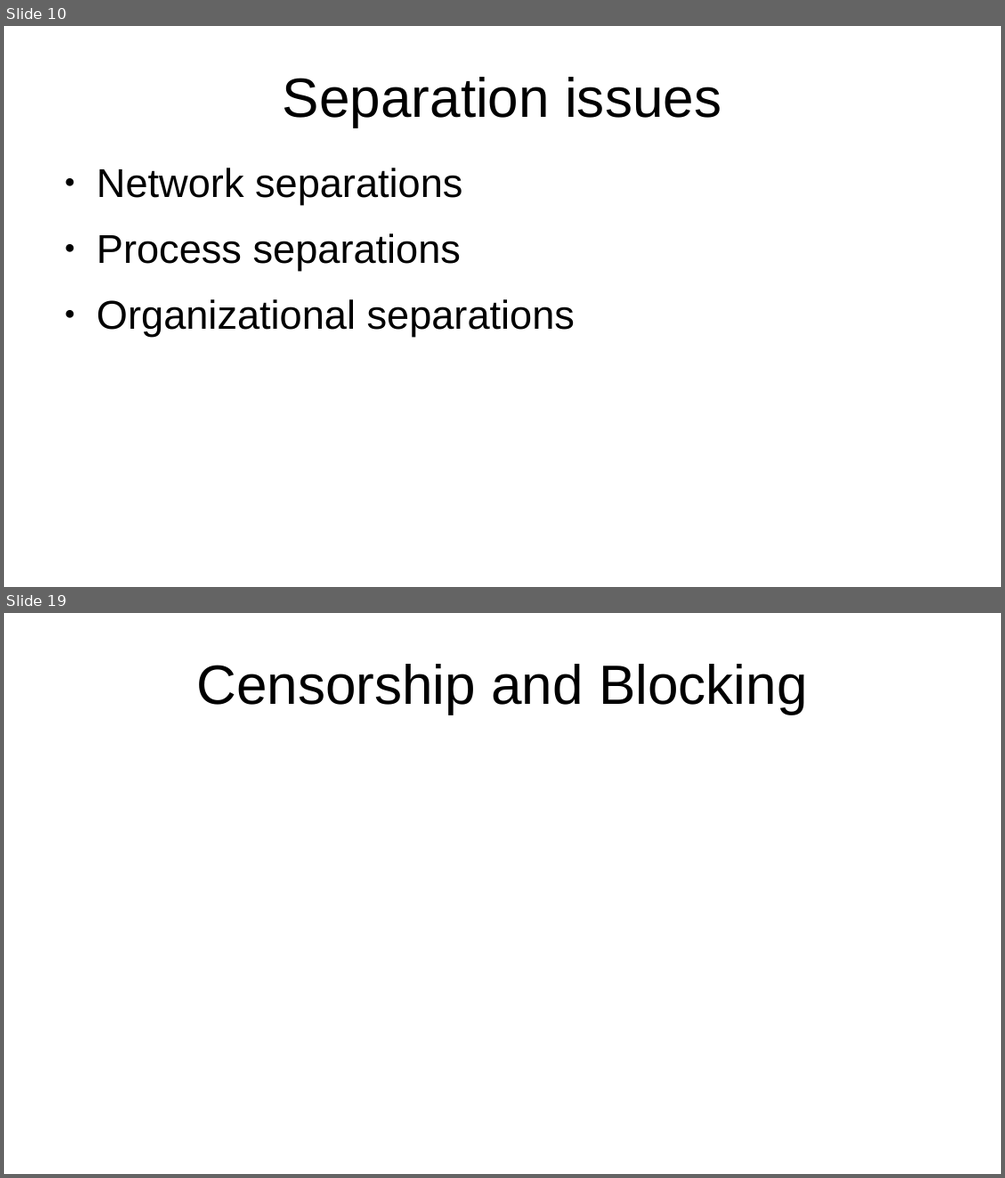
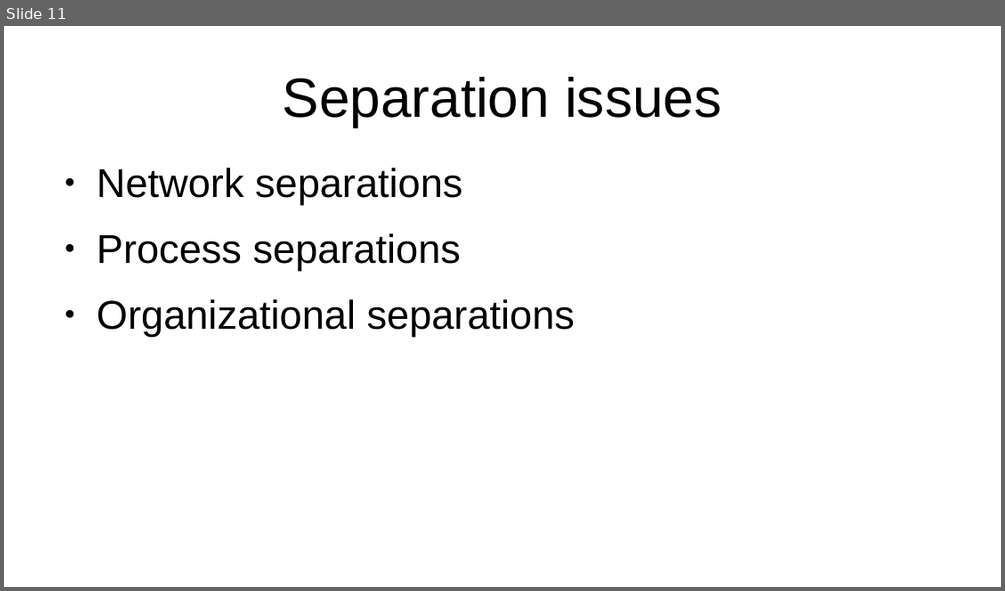
Before and after one commit to certtools/defo-security-analysis, a slide deck: stammtisch/presentation.odp. Shown one above the other, each under a label of ours: slides 10 and 19 before the commit, slide 11 after it; the slides between them are not shown. The pictures are 1005x1178 and 1005x591 pixels, drawn with LibreOffice and Linux fonts; fonts in the diff are those of the drawing. Boxes give left, top, right and bottom in pixels: in the first picture for what was removed or moved away, otherwise in the second. Text is boxed around its words. In the diff, an @@ line names an element or a change of style, - is before the commit and + after.

```diff
--- a/stammtisch/presentation.odp
+++ b/stammtisch/presentation.odp
@@ slide 19 removed at box(4, 613, 1001, 1174), background #FFFFFF @@
@@ title removed at box(196, 664, 808, 714) @@
-Censorship and Blocking
@@ what was slide 10 is now slide 11 @@
```
Also in this commit, not shown: 5 slides changed, 5 slides added, 12 other slides removed, 1 other file.
